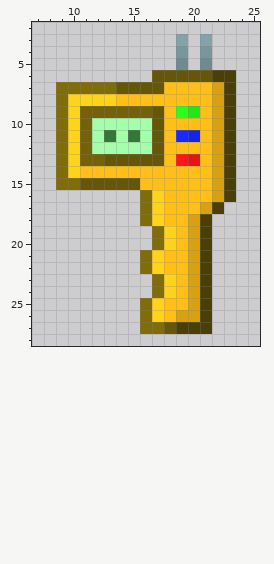
Edited in one commit: pixel-art sprite (Resources/Textures/_Harmony/Objects/Tools/multitool.rsi/icon.png). The picture above is the old version.
Colours within 5 levels of each other are drawn and written as one. Shown: x 7..25, y 2..28.
And afterwards:
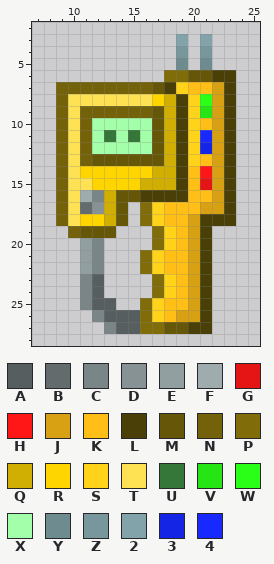
Palette (. is transparent): A #575e60  B #636b6d  C #7a8587  D #869294  E #929fa1  F #9eacae  G #e51515  H #ff1717  J #d8a114  K #ffbf17  L #4a3f06  M #665708  N #736209  P #806d0a  Q #d1af02  R #ffd500  S #ffd319  T #ffe254  U #357739  V #25e515  W #29ff17  X #a4ffaa  Y #6e8b90  Z #78979d  2 #82a3aa  3 #1525e5  4 #1729ff
Edits made:
file 32x32 -> 256x256 pixels (blocks of 1x1 -> 8x8; one block is one cell here)
@@ x 7..25 @@
  5 ............Y.Y....
- 6 ..........MMMMMLL..
- 7 ..PPPPPMMMMKKKKJL..
- 8 ..PSSSSKKKKKKKKJL..
- 9 ..PSNNNNNNMKWVKJL..
-10 ..PSNXXXXXMKKKKJL..
-11 ..PSNXUXUXMK43KJL..
-12 ..PSNXXXXXMKKKKJL..
-13 ..PSNNMMMMMKHGKJL..
-14 ..PSKKKKKKKKKKKJL..
-15 ..PPMMMMMKKKKKKJL..
-16 .........PSKKKKJL..
-17 .........PSKKKJL...
-18 .........PSKKJL....
-19 ..........PSKJL....
-20 ..........PSKJL....
-21 .........PSKKJL....
-22 .........PSKKJL....
-23 ..........PSKJL....
-24 ..........PSKJL....
-25 .........PSKKJL....
-26 .........PSKJJL....
-27 .........PPMLLL....
+ 6 ...........PPMMLL..
+ 7 ..NNNNNNNNMLSKKJL..
+ 8 ..NTTTTTTTRQLSWJL..
+ 9 ..NTNNNNNNMQLSVJL..
+10 ..NTNXXXXXMQLSKJL..
+11 ..NTNXUXUXMQLS4JL..
+12 ..NTNXXXXXMQLS3JL..
+13 ..NTNMMMMMMQLSKJL..
+14 ..NTRRRRRRQQLKHJL..
+15 ..NTTRRRRQQQLKGJL..
+16 ..NTFCQMMLLLLKKJL..
+17 ..NTBDQM.PSKKKJJL..
+18 ..NTRRQM.PSKKJLLL..
+19 ...NMMM...PSKJL....
+20 ....EC....PSKJL....
+21 ....EC...PSKKJL....
+22 ....EC...PSKKJL....
+23 ....CA....PSKJL....
+24 ....CA....PSKJL....
+25 ....CAA..PSKKJL....
+26 .....CAAAPSKJJL....
+27 ......CAAPPMMLL....
 28 ...................
